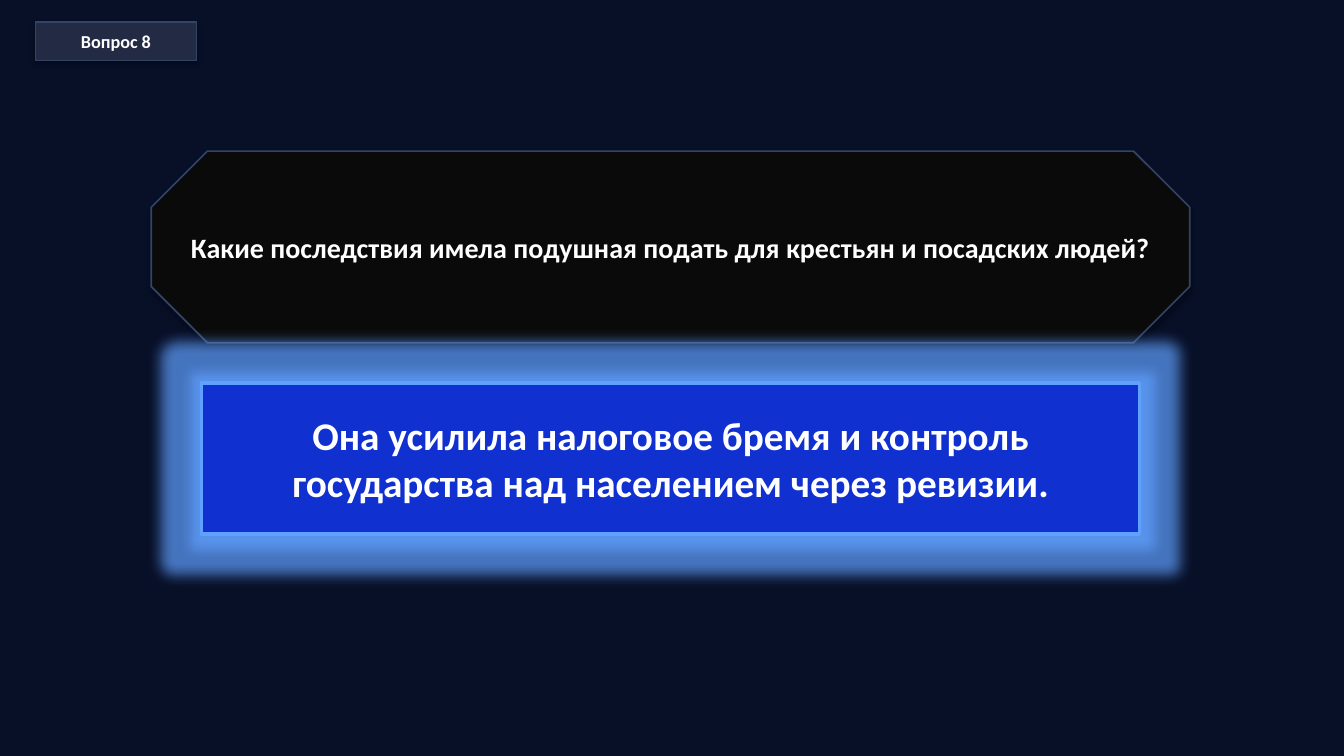
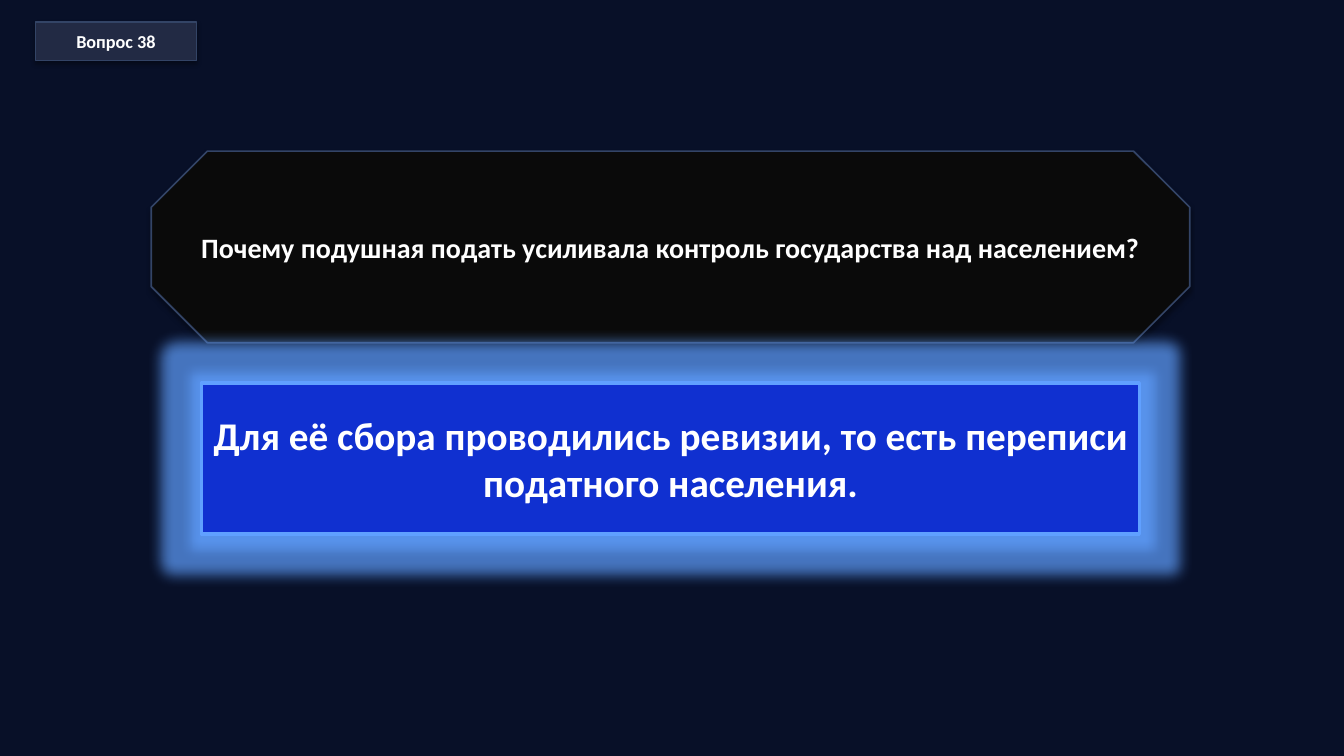
Before and after one commit to bk-ru/quizcraft, a slide deck: slide 76 of mockups/compact-workspace/data/demo-export.pptx (slide 16 before the commit). Drawn at 1344x756 pixels with LibreOffice and Linux fonts; fonts in the diff are those of the drawing. Boxes give left, top, right and bottom in pixels: in the first picture for what was removed or moved away, otherwise in the second. Text is boxed around its words. In the diff, an @@ line names an element or a change of style, - is before the commit and + after.

```diff
--- a/mockups/compact-workspace/data/demo-export.pptx
+++ b/mockups/compact-workspace/data/demo-export.pptx
@@ text in rectangle at (76,35,155,51): text changed @@
-Вопрос 8
+Вопрос 38
@@ text in octagon at (201,238,1139,263): text changed @@
-Какие последствия имела подушная подать для крестьян и посадских людей?
+Почему подушная подать усиливала контроль государства над населением?
@@ text in rectangle at (214,423,1127,504): text changed @@
-Она усилила налоговое бремя и контроль государства над населением через ревизии.
+Для её сбора проводились ревизии, то есть переписи податного населения.
```
Also in this commit, not shown: 13 other slides changed, 86 slides added, 6 slides removed, 2 other files.
